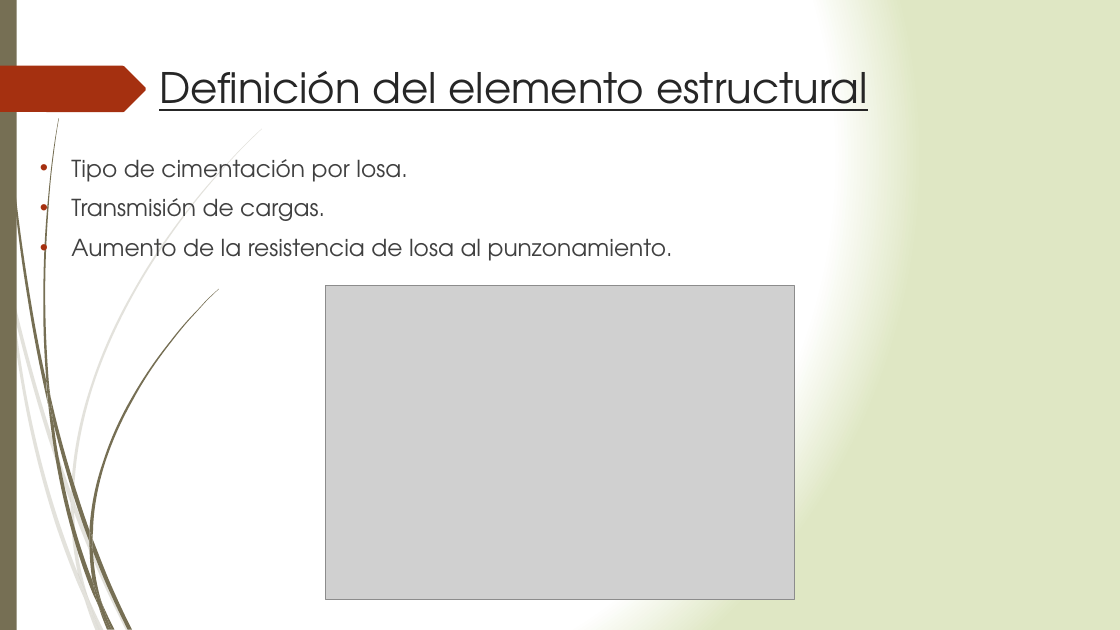
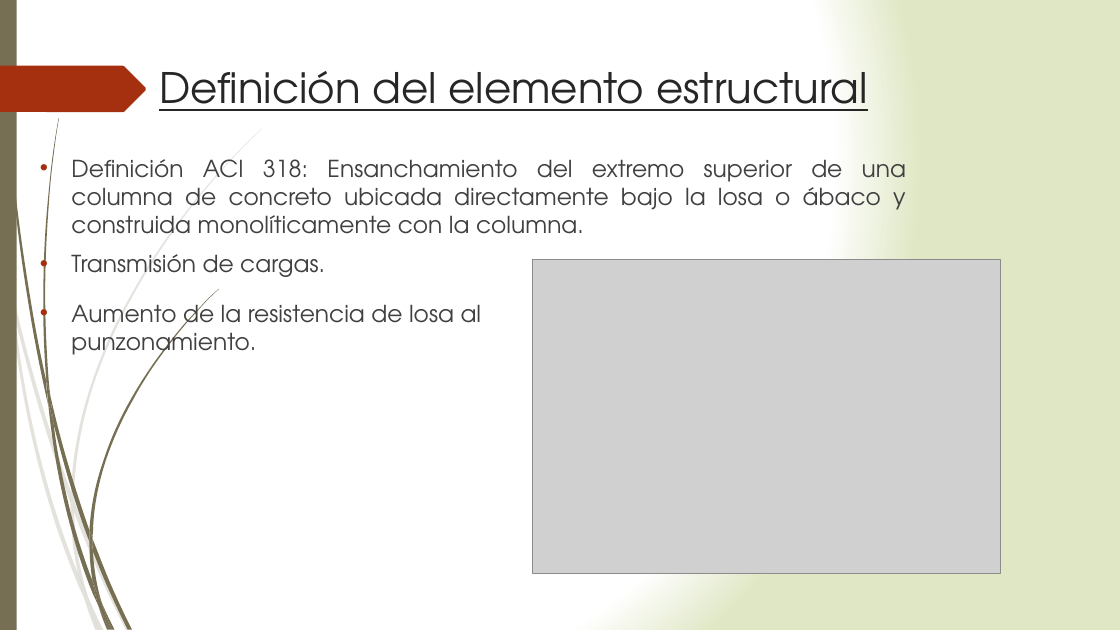
Before and after one commit to ppizarror/proyecto-CI5206, a slide deck: slide 2 of Presentación/Capiteles de Losa.pptx. Drawn at 1120x630 pixels with LibreOffice and Linux fonts; fonts in the diff are those of the drawing; grey boxes stand for pictures. Boxes give left, top, right and bottom in pixels: in the first picture for what was removed or moved away, otherwise in the second. Text is boxed around its words. In the diff, an @@ line names an element or a change of style, - is before the commit and + after.

```diff
--- a/Presentación/Capiteles de Losa.pptx
+++ b/Presentación/Capiteles de Losa.pptx
@@ text at (71, 159, 906, 234): text changed @@
-• Tipo de cimentación por losa.
+• Definición ACI 318: Ensanchamiento del extremo superior de una columna de concreto ubicada directamente bajo la losa o ábaco y construida monolíticamente con la columna.
@@ text at (71, 238, 673, 261): paragraph removed @@
-• Aumento de la resistencia de losa al punzonamiento.
@@ picture: place and size @@
-picture at (326, 286, 795, 600)
+picture at (532, 260, 1001, 574)
@@ text added at (71, 298, 482, 361), 20 pt, text #404040 @@
+• Aumento de la resistencia de losa al punzonamiento.
```
Also in this commit, not shown: 2 other slides changed.
